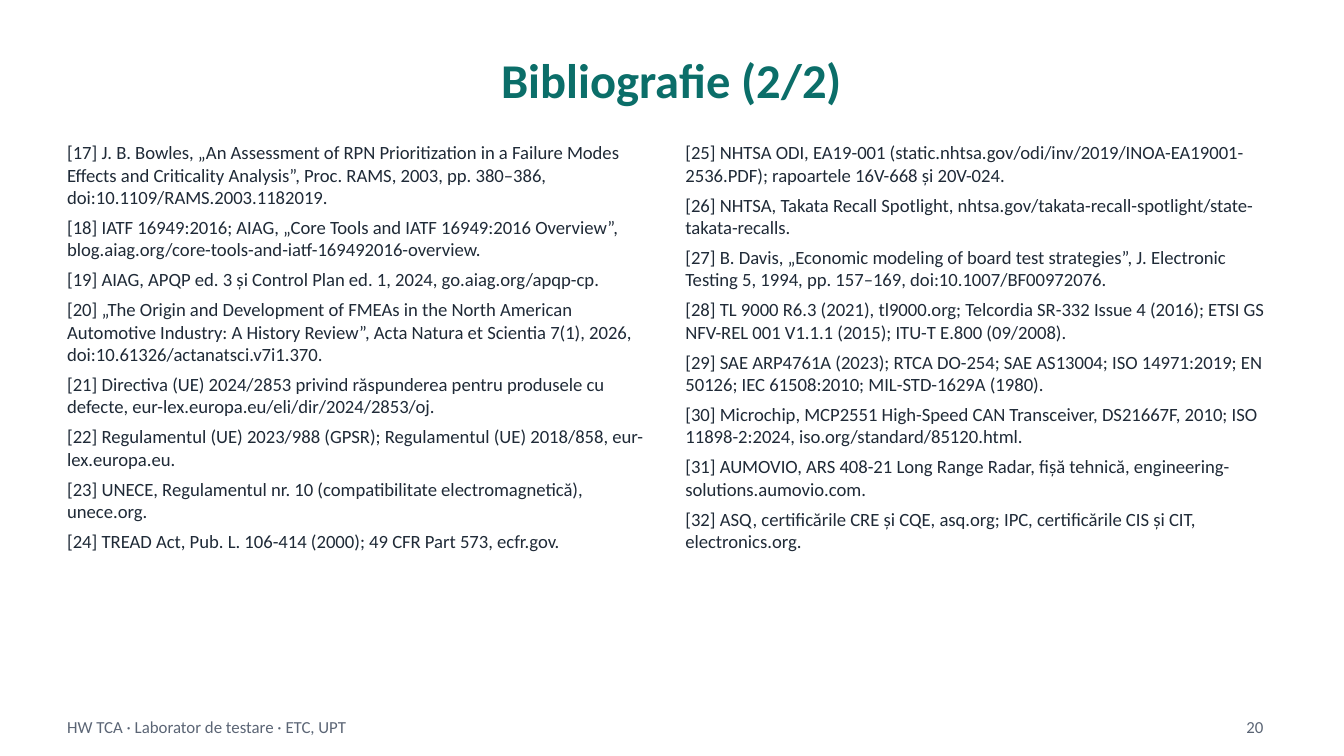
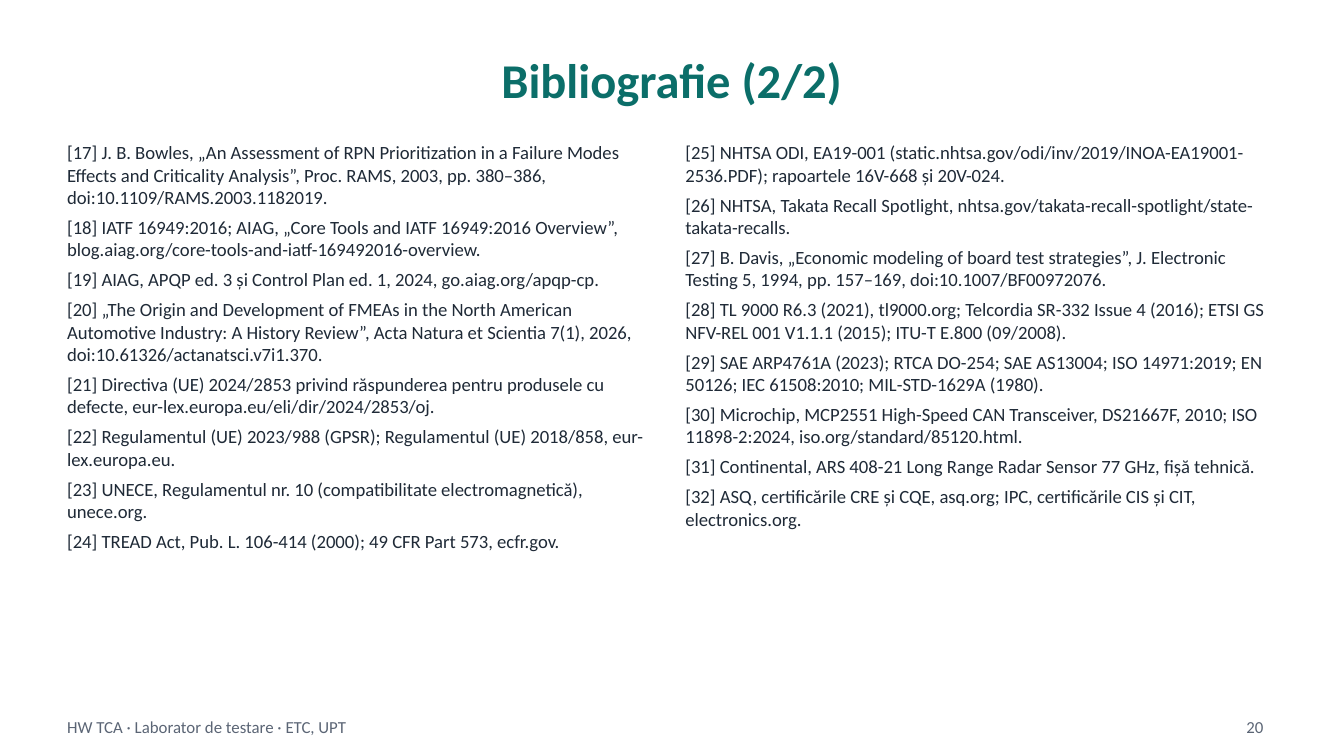
Before and after one commit to madalinatolontan1-ai/sw-tca-lab, a slide deck: slide 20 of materials/HW_TCA_curs_RO.pptx. Drawn at 1344x756 pixels with LibreOffice and Linux fonts; fonts in the diff are those of the drawing. Boxes give left, top, right and bottom in pixels: in the first picture for what was removed or moved away, otherwise in the second. Text is boxed around its words. In the diff, an @@ line names an element or a change of style, - is before the commit and + after.

```diff
--- a/materials/HW_TCA_curs_RO.pptx
+++ b/materials/HW_TCA_curs_RO.pptx
@@ text at [685,459,1254,477]: text changed @@
-[31] AUMOVIO, ARS 408-21 Long Range Radar, fișă tehnică, engineering-solutions.aumovio.com.
+[31] Continental, ARS 408-21 Long Range Radar Sensor 77 GHz, fișă tehnică.
```
Also in this commit, not shown: 1 other slide changed, 12 other files.
